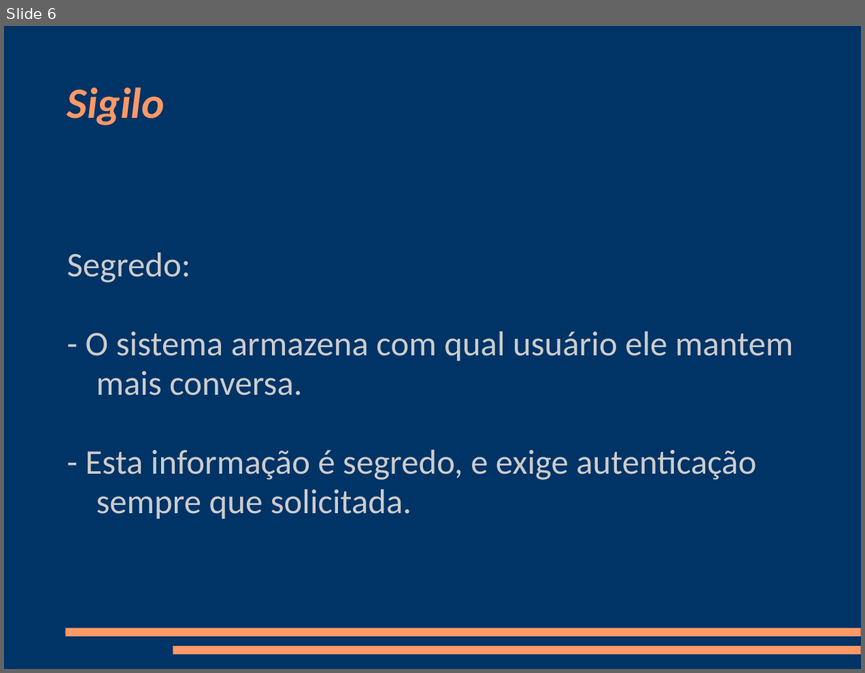
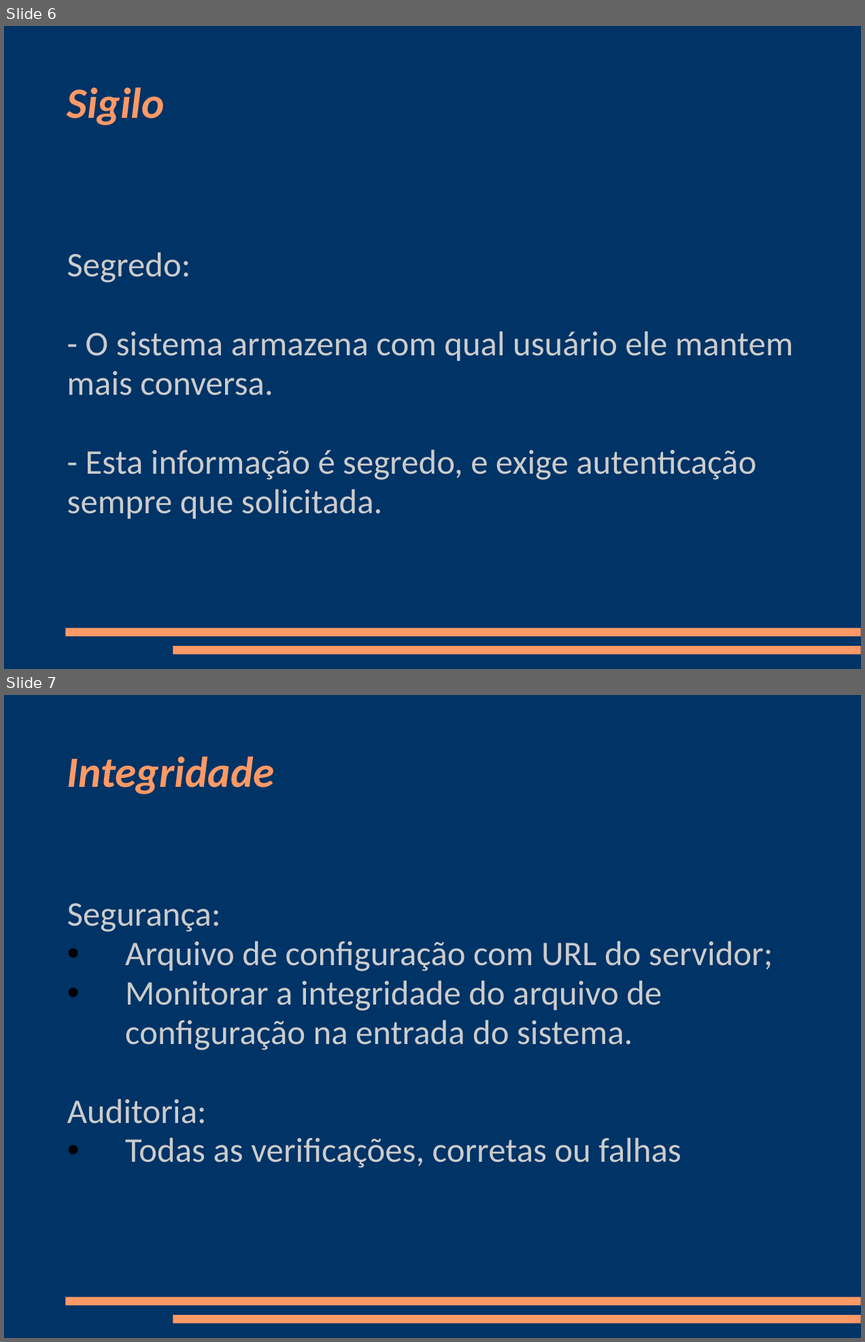
Before and after one commit to aleciogomes/wpfmessengerseg, a slide deck: Apresentação.ppt. Shown one above the other, each under a label of ours: slide 6 before the commit, slides 6 and 7 after it. The pictures are 865x673 and 865x1342 pixels, drawn with LibreOffice and Linux fonts; fonts in the diff are those of the drawing. Boxes give left, top, right and bottom in pixels: in the first picture for what was removed or moved away, otherwise in the second. Text is boxed around its words. In the diff, an @@ line names an element or a change of style, - is before the commit and + after.

```diff
--- a/Apresentação.ppt
+++ b/Apresentação.ppt
@@ slide 7 added at box(4, 695, 861, 1338), background #003366; not listed: 2 template elements that a slide beside it also shows @@
@@ title added at box(67, 756, 275, 794), 40 pt, text #FF9966, bold, italic @@
+Integridade
@@ subtitle added at box(67, 903, 773, 1168), 32 pt, text #CCCCCC @@
+Segurança:
+• Arquivo de configuração com URL do servidor;
+• Monitorar a integridade do arquivo de configuração na entrada do sistema.
+Auditoria:
+• Todas as verificações, corretas ou falhas
@@ slide 6 changed as well @@
@@ subtitle "Segredo:" at box(67, 252, 793, 518): indent changed @@
```
Also in this commit, not shown: 2 other slides changed, 2 other slides added.
